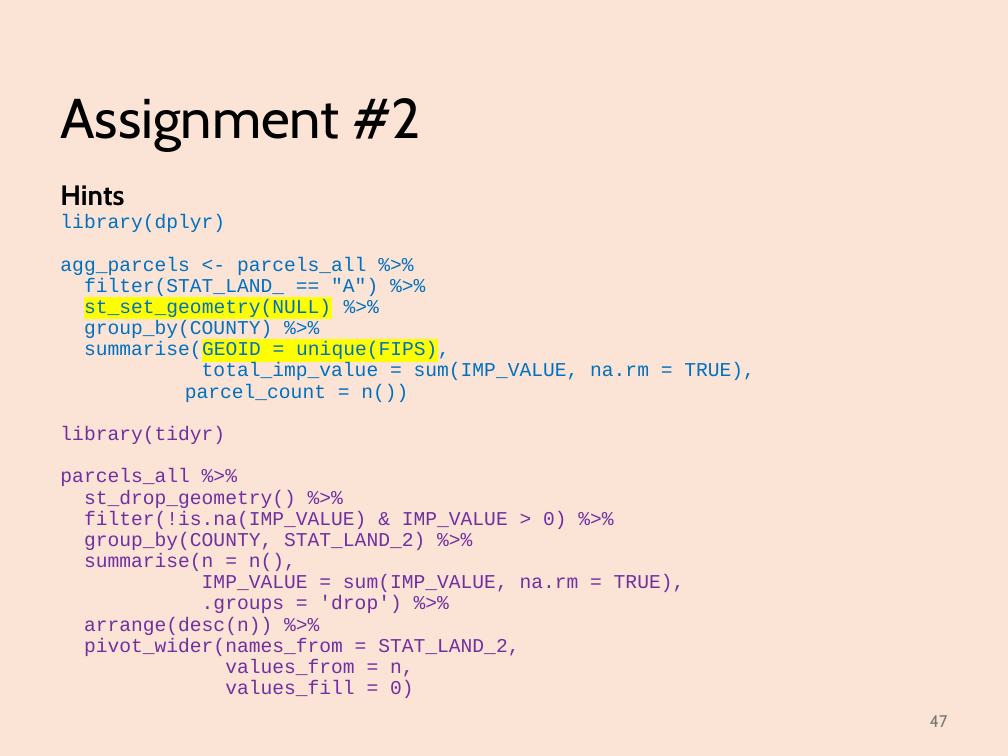
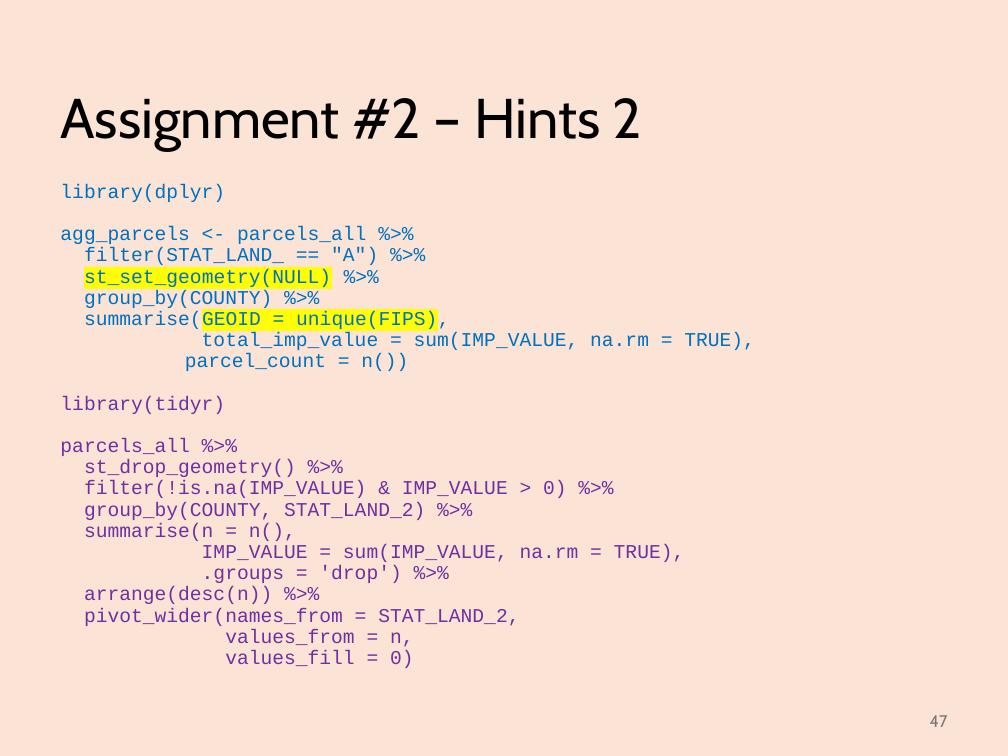
Before and after one commit to abuabara/abuabara.github.io, a slide deck: slide 47 of DAEN489S26/week2.pptx. Drawn at 1008x756 pixels with LibreOffice and Linux fonts; fonts in the diff are those of the drawing. Boxes give left, top, right and bottom in pixels: in the first picture for what was removed or moved away, otherwise in the second. Text is boxed around its words. In the diff, an @@ line names an element or a change of style, - is before the commit and + after.

```diff
--- a/DAEN489S26/week2.pptx
+++ b/DAEN489S26/week2.pptx
@@ title at bbox=[60, 98, 642, 151]: text changed @@
-Assignment #2
+Assignment #2 – Hints 2
@@ text at bbox=[60, 185, 124, 206]: paragraph removed @@
-Hints
```
Also in this commit, not shown: 11 other slides changed, 2 other files.
